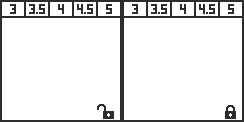
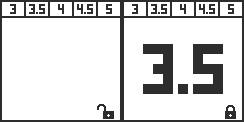
Revision of a layered 244x122 image; what changed, layer by layer:
showed "4 #5" over [143, 44, 223, 94]
showed "Tło" over [107, 44, 232, 115]
